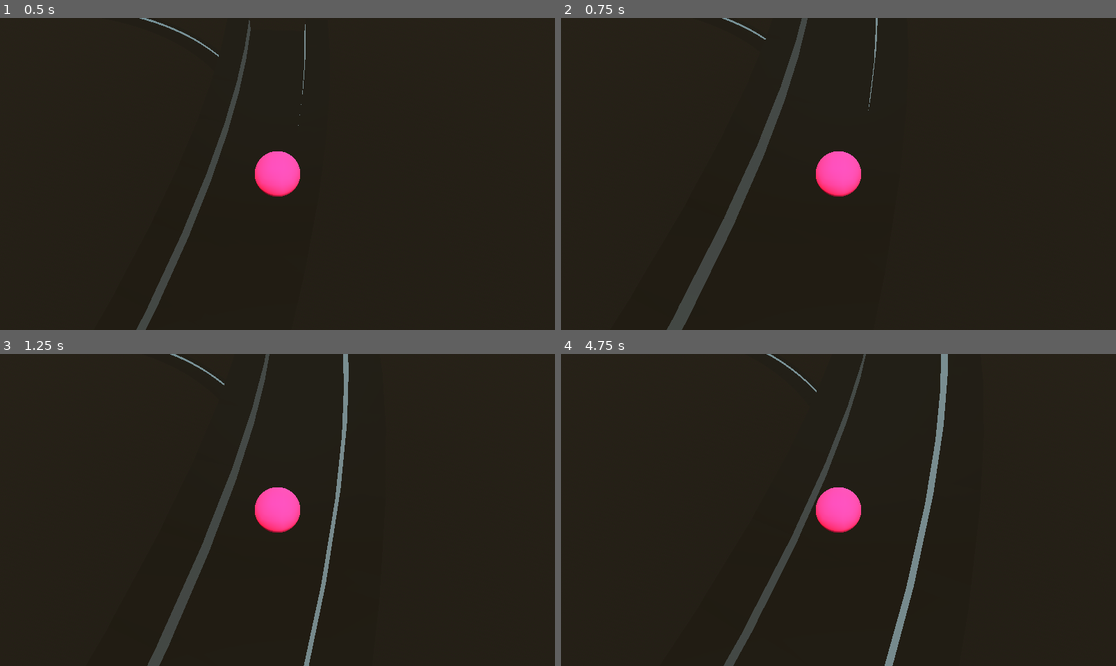
Above: before the commit, frames 1-4 (two rows, left to right).
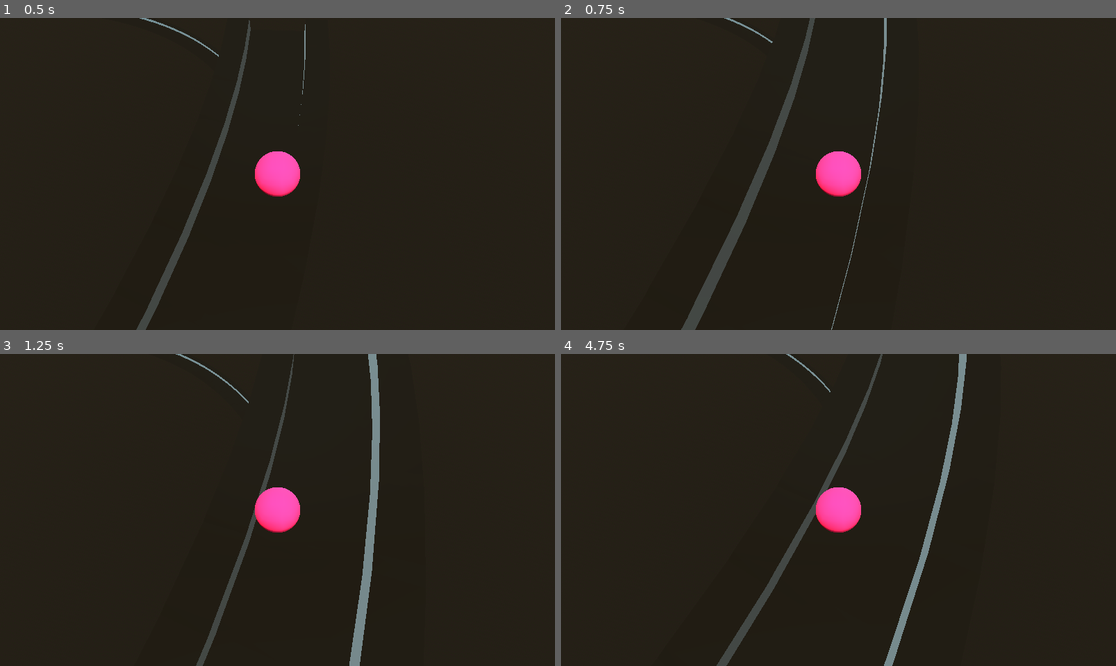
Above: after the commit, the same moments.

Repository: ArijaK/luge_vr
Game: Godot game, scene res://main.tscn
Two runs of this game, one before a commit and one after it. Both use one fixed random seed, a clock stepped at 60 frames per second and the inputs below.
Inputs:
- Up to frame 1 (0.5 s): no input
- Up to frame 2 (0.75 s): no input
- Up to frame 3 (1.25 s): no input
- Up to frame 4 (4.75 s): no input

Frame 1 is identical in both runs. In frame 2, 4.1% of the frame differs, in the area x 19-59%, y 0-100%; in frame 3, 4.9%, in the area x 26-69%, y 0-100%; in frame 4, 3.5%.

Commit message:
Add PhysicsMaterial

Diff:
--- a/vr/track.tscn
+++ b/vr/track.tscn
@@ -1,12 +1,17 @@
-[gd_scene load_steps=4 format=3 uid="uid://dcvdjjjinyced"]
+[gd_scene load_steps=5 format=3 uid="uid://dcvdjjjinyced"]
 
 [ext_resource type="Script" uid="uid://bw0p34kol6enc" path="res://track.gd" id="1_mll3j"]
+
+[sub_resource type="PhysicsMaterial" id="PhysicsMaterial_mll3j"]
+friction = 0.05
+bounce = 0.1
 
 [sub_resource type="ArrayMesh" id="ArrayMesh_mll3j"]
 
 [sub_resource type="ConcavePolygonShape3D" id="ConcavePolygonShape3D_mll3j"]
 
 [node name="Track" type="StaticBody3D"]
+physics_material_override = SubResource("PhysicsMaterial_mll3j")
 script = ExtResource("1_mll3j")
 
 [node name="Path3D" type="Path3D" parent="."]
